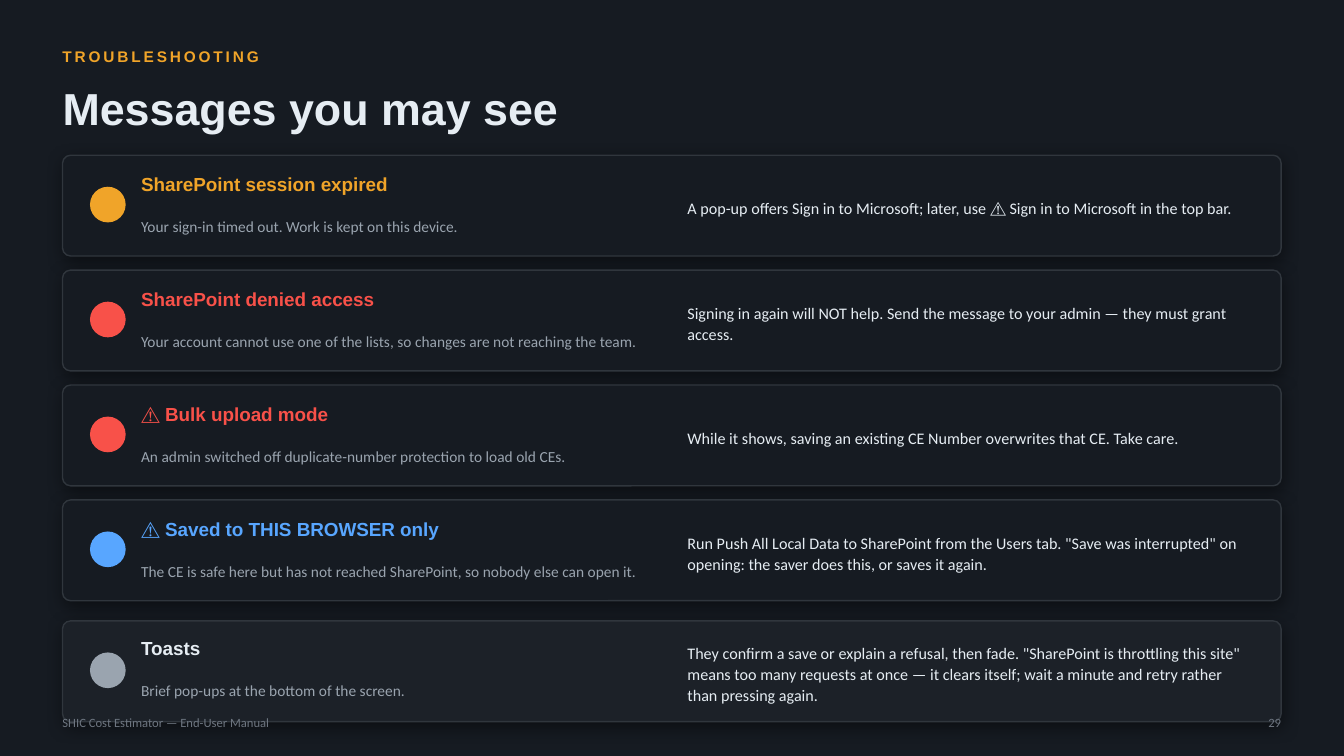
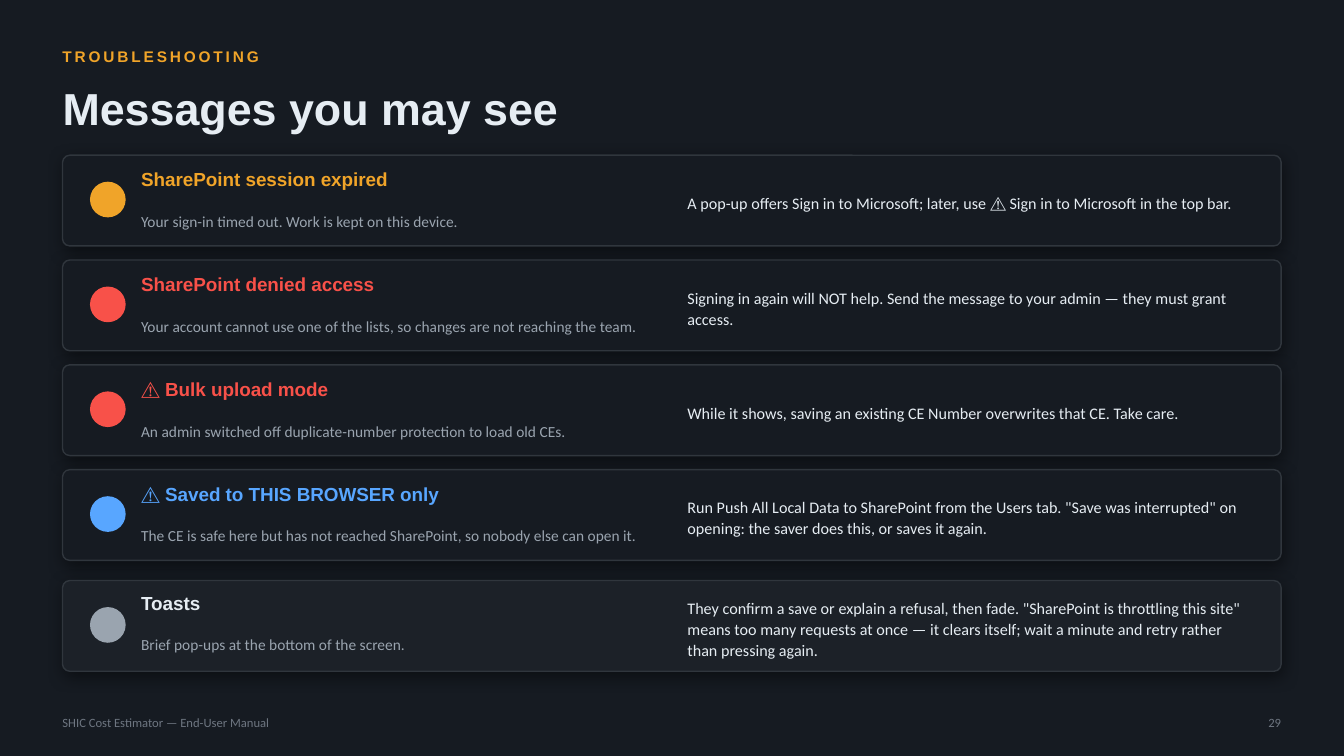
Before and after one commit to SYNERCORE/CostEstimation, a slide deck: slide 29 of docs/SHIC-Cost-Estimator-User-Manual.pptx. Drawn at 1344x756 pixels with LibreOffice and Linux fonts; fonts in the diff are those of the drawing. Boxes give left, top, right and bottom in pixels: in the first picture for what was removed or moved away, otherwise in the second. Text is boxed around its words. In the diff, an @@ line names an element or a change of style, - is before the commit and + after.

```diff
--- a/docs/SHIC-Cost-Estimator-User-Manual.pptx
+++ b/docs/SHIC-Cost-Estimator-User-Manual.pptx
@@ rounded rectangle: place and size @@
-rounded rectangle at (63,155,1281,256)
+rounded rectangle at (63,155,1281,246)
@@ 3 texts, 1 ellipse: place and size @@
-3 texts, 1 ellipse at (91,177,1231,235)
+3 texts, 1 ellipse at (91,172,1231,230)
@@ rounded rectangle: place and size @@
-rounded rectangle at (63,270,1281,371)
+rounded rectangle at (63,260,1281,351)
@@ 3 texts, 1 ellipse: place and size @@
-3 texts, 1 ellipse at (91,292,1226,350)
+3 texts, 1 ellipse at (91,277,1226,335)
@@ rounded rectangle: place and size @@
-rounded rectangle at (63,385,1281,486)
+rounded rectangle at (63,365,1281,456)
@@ 3 texts, 1 ellipse: place and size @@
-3 texts, 1 ellipse at (91,407,1178,465)
+3 texts, 1 ellipse at (91,382,1178,440)
@@ rounded rectangle: place and size @@
-rounded rectangle at (63,500,1281,601)
+rounded rectangle at (63,470,1281,561)
@@ 3 texts, 1 ellipse: place and size @@
-3 texts, 1 ellipse at (91,522,1237,580)
+3 texts, 1 ellipse at (91,487,1237,544)
@@ rounded rectangle: place and size @@
-rounded rectangle at (63,621,1281,722)
+rounded rectangle at (63,581,1281,671)
@@ 3 texts, 1 ellipse: place and size @@
-3 texts, 1 ellipse at (91,642,1240,704)
+3 texts, 1 ellipse at (91,597,1240,659)
```
Also in this commit, not shown: 5 other files.
